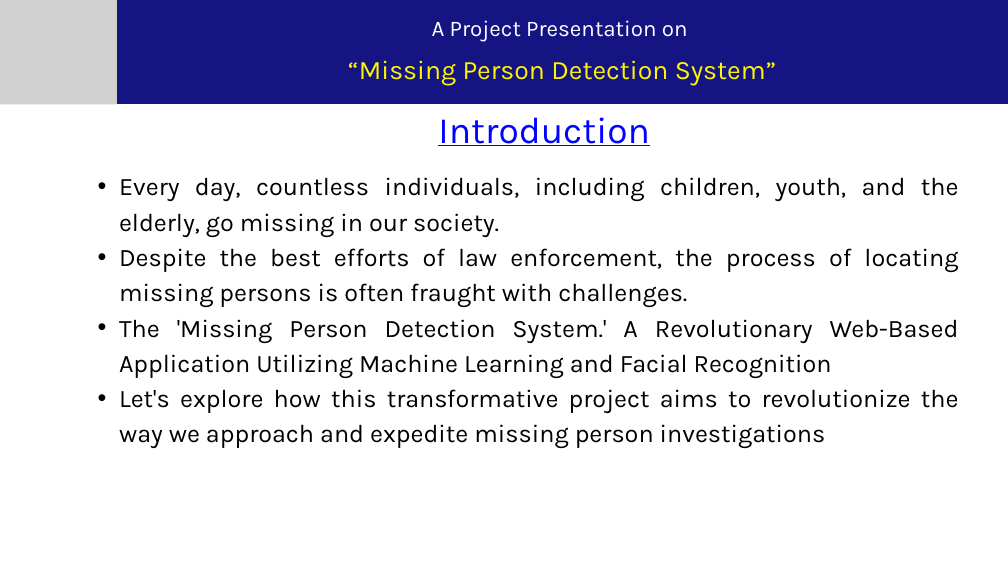
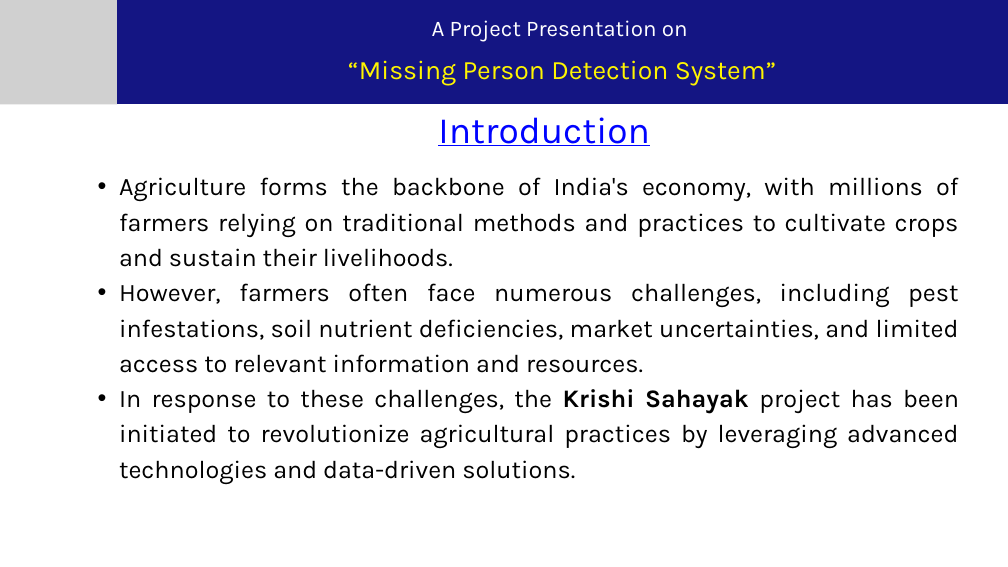
Before and after one commit to thegeek36/Missing-Person-Detection-System, a slide deck: slide 3 of Documentation/7th Semester Project Presentation.pptx. Drawn at 1008x567 pixels with LibreOffice and Linux fonts; fonts in the diff are those of the drawing; grey boxes stand for pictures. Boxes give left, top, right and bottom in pixels: in the first picture for what was removed or moved away, otherwise in the second. Text is boxed around its words. In the diff, an @@ line names an element or a change of style, - is before the commit and + after.

```diff
--- a/Documentation/7th Semester Project Presentation.pptx
+++ b/Documentation/7th Semester Project Presentation.pptx
@@ text at box(119, 177, 959, 484): text changed @@
-  • Every day, countless individuals, including children, youth, and the elderly, go missing in our society.
-  • Despite the best efforts of law enforcement, the process of locating missing persons is often fraught with challenges.
-  • The 'Missing Person Detection System.' A Revolutionary Web-Based Application Utilizing Machine Learning and Facial Recognition
-  • Let's explore how this transformative project aims to revolutionize the way we approach and expedite missing person investigations
+  • Agriculture forms the backbone of India's economy, with millions of farmers relying on traditional methods and practices to cultivate crops and sustain their livelihoods.
+  • However, farmers often face numerous challenges, including pest infestations, soil nutrient deficiencies, market uncertainties, and limited access to relevant information and resources.
+  • In response to these challenges, the Krishi Sahayak project has been initiated to revolutionize agricultural practices by leveraging advanced technologies and data-driven solutions.
```
Also in this commit, not shown: 9 other slides changed, 3 slides added, 14 other files.
